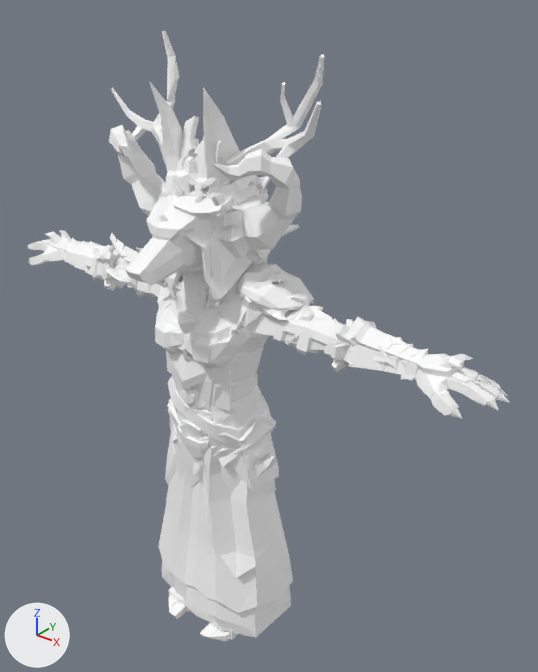
A saved change to the FBX model Assets/Enemies/Models/Characters.fbx.
Before and after are seen from a 50 mm camera at (1.63, -1.72, 2.37) aimed at (0.14, 0.14, 1.22). Every picture has the same lights, and +X, +Y and +Z are marked at lower left. Where no turn or scale is listed for an object, it has been applied to the vertices.

The first picture shows 'Character_AncientQueen_01', 'Character_Ancient_Warrior_01', 'Character_DarkElf_01', 'Character_EvilGod_01', 'Character_ForestGuardian_01', 'Character_ForestWitch_01', 'Character_Medusa_01', 'Character_Mystic_01', 'Character_SpiritDemon'.
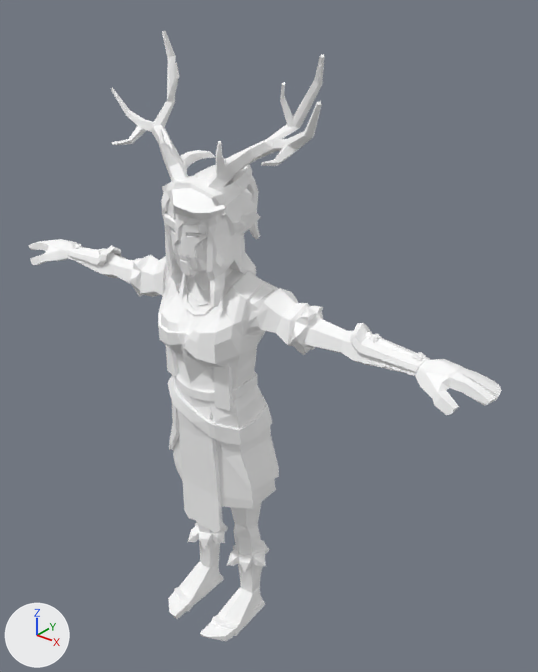
Scene script edits in JSON lines:
```json
{"op": "remove", "block": "ob_character_ancient_warrior_01", "code": ["ob_character_ancient_warrior_01 = bpy.data.objects.new('Character_Ancient_Warrior_01', me_mesh_003)", "ob_character_ancient_warrior_01.location = (0.0, 0.0, 0.0)"]}
{"op": "remove", "block": "ob_character_medusa_01", "code": ["ob_character_medusa_01 = bpy.data.objects.new('Character_Medusa_01', me_mesh_004)", "ob_character_medusa_01.location = (0.0, 0.0, 0.0)"]}
{"op": "remove", "block": "ob_character_spiritdemon", "code": ["ob_character_spiritdemon = bpy.data.objects.new('Character_SpiritDemon', me_mesh_006)", "ob_character_spiritdemon.location = (0.0, 0.0, 0.0)"]}
{"op": "remove", "block": "ob_character_forestwitch_01", "code": ["ob_character_forestwitch_01 = bpy.data.objects.new('Character_ForestWitch_01', me_mesh_008)", "ob_character_forestwitch_01.location = (0.0, 0.0, 0.0)"]}
{"op": "remove", "block": "ob_character_darkelf_01", "code": ["ob_character_darkelf_01 = bpy.data.objects.new('Character_DarkElf_01', me_mesh_007)", "ob_character_darkelf_01.location = (0.0, 0.027, -0.003)"]}
{"op": "remove", "block": "ob_character_evilgod_01", "code": ["ob_character_evilgod_01 = bpy.data.objects.new('Character_EvilGod_01', me_mesh_001)", "ob_character_evilgod_01.location = (0.0, 0.0, 0.0)"]}
{"op": "remove", "block": "ob_character_ancientqueen_01", "code": ["ob_character_ancientqueen_01 = bpy.data.objects.new('Character_AncientQueen_01', me_mesh_002)", "ob_character_ancientqueen_01.location = (0.0, 0.0, 0.0)"]}
```

What differs and where, as boxes (x1, y1, x2, y2) in the pictures (538 x 672 px):
```json
{"object": "Character_Ancient_Warrior_01", "change": "deleted", "before": [27, 81, 497, 640]}
{"object": "Character_ForestWitch_01", "change": "deleted", "before": [71, 164, 417, 638]}
{"object": "Character_SpiritDemon", "change": "deleted", "before": [69, 125, 428, 634]}
{"object": "Character_Medusa_01", "change": "deleted", "before": [40, 155, 510, 597]}
{"object": "Character_DarkElf_01", "change": "deleted", "before": [38, 193, 501, 467]}
{"object": "Character_AncientQueen_01", "change": "deleted", "before": [158, 116, 272, 469]}
{"object": "Character_EvilGod_01", "change": "deleted", "before": [114, 138, 448, 435]}
{"object": "Character_ForestGuardian_01", "change": "unchanged, uncovered by the edit", "before": [73, 31, 404, 498], "after": [55, 31, 430, 590]}
{"object": "Character_Mystic_01", "change": "unchanged, uncovered by the edit", "before": [37, 151, 502, 641], "after": [29, 150, 502, 641]}
```
